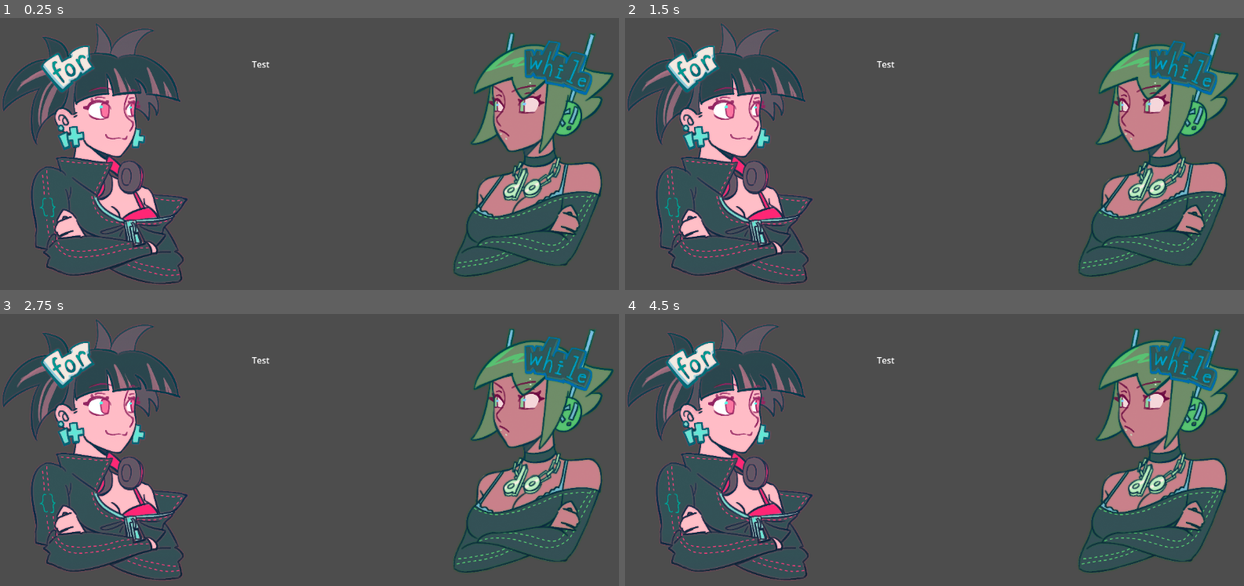
Above: before the commit, frames 1-4 (two rows, left to right).
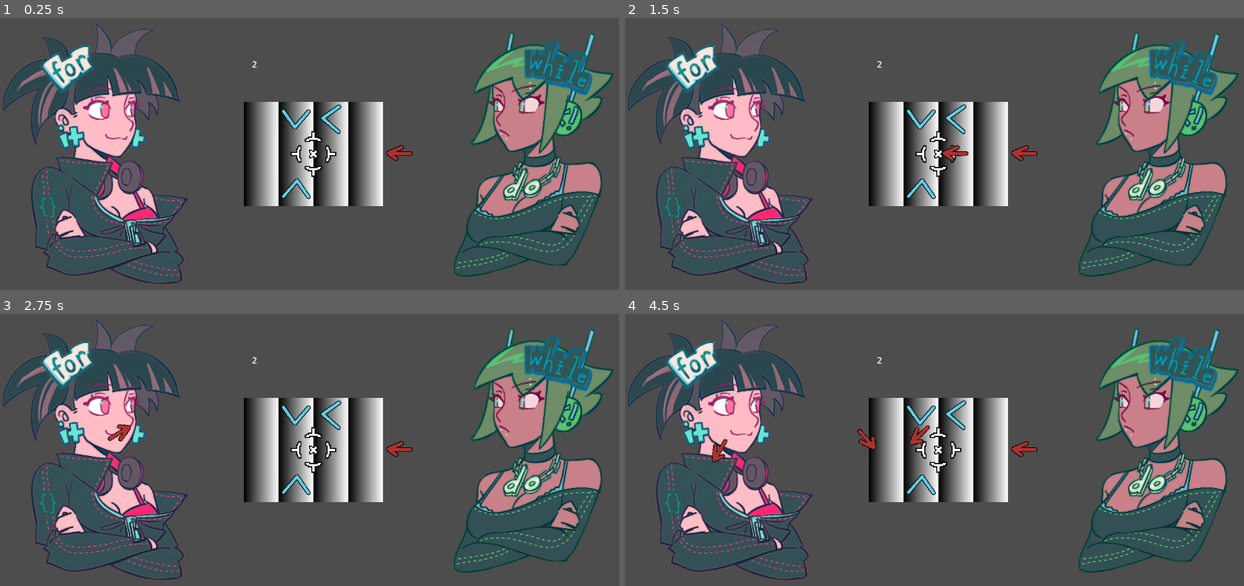
Above: after the commit, the same moments.

Repository: Red-Wool/GMTK-JAM-2025
Game: Godot game, scene res://test_grid_system.tscn
Same seed, same stepped clock (60 frames per second), same inputs: the game is played once before the commit and once after it.
Inputs:
- Up to frame 1 (0.25 s): no input
- Up to frame 2 (1.5 s): tap Enter at 0.5 s; hold D (right, bound only after the commit) 0.53-1.28 s; tap Space at 0.77, 1.25 s; hold S (down, bound only after the commit) from 1.28 s (still down)
- Up to frame 3 (2.75 s): tap Space at 1.52 s; release S (down, bound only after the commit) at 2.03 s; hold D (right, bound only after the commit) from 2.03 s (still down)
- Up to frame 4 (4.5 s): release D (right, bound only after the commit) at 2.78 s; hold W (up, bound only after the commit) 2.78-3.53 s; tap Space at 3.02, 3.77 s; tap Enter at 3.5 s; hold A (left, bound only after the commit) from 3.53 s (still down)

The runs differ from the first frame. In frame 1, 7.2% of the frame differs, in the area x 39-67%, y 15-70%; in frame 2, 7.3%; in frame 3, 7.4%; in frame 4, 7.5%, in the area x 13-67%, y 15-70%.
Error before the commit: Parse Error: Could not parse global class "WhileLoop" from "res://Scripts/Attack/WhileLoop.gd". (res://Scripts/GameManager.gd:9)

Commit message:
Cursor Work

Diff:
--- a/Resources/LevelData/TestLevel.tres
+++ b/Resources/LevelData/TestLevel.tres
@@ -82,7 +82,7 @@
 [sub_resource type="Resource" id="Resource_f4r3f"]
 script = ExtResource("4_gnakg")
 grid = Array[ExtResource("3_juqtb")]([SubResource("Resource_fmb4j"), SubResource("Resource_x7udr"), SubResource("Resource_omr6h"), SubResource("Resource_renmf")])
-offset = Vector2(-128, -96)
+offset = Vector2(-96, -64)
 
 [resource]
 script = ExtResource("3_x8ydi")
--- a/Scripts/Attack/WhileLoop.gd
+++ b/Scripts/Attack/WhileLoop.gd
@@ -22,7 +22,7 @@
 var attack_previews : Array[Node2D]
 
 var current_step_count : int = 0
-var infinite_loop_step_count : int = 256
+var infinite_loop_step_count : int = 128
 
 @onready var sprite : Sprite2D = $CharacterSprite
 
@@ -123,7 +123,7 @@
 	for proj : AttackProjectile in attack_projectile_array:
 		if !proj.is_dead:
 			health -= 1
-			game_manager.grid_manager.
+			game_manager.grid_manager._move_hit_character(proj, false, .1)
 
 		is_dead = health <= 0
 	_end_turn()
--- a/Scripts/Commands/MoveCommand.gd
+++ b/Scripts/Commands/MoveCommand.gd
@@ -1,4 +1,4 @@
 class_name MoveCommand extends CommandResource
 
 func _do_action (grid : GridManager, pos : Vector2i, dir : Vector2i = Vector2i.ZERO):
-	pass
+	grid._push_object(pos, dir)
--- a/Scripts/GameManager.gd
+++ b/Scripts/GameManager.gd
@@ -2,7 +2,12 @@
 
 @export var level_data : LevelResource
 
+var aim_box : int
+# 0 is grid
+# 1 is For Loop's Commands
+# 2 is While Loop's Attacks
 var aim_position : Vector2i
+var is_placing : bool
 @onready var aim_reticle : Sprite2D
 
 @onready var for_loop : ForLoop = %ForLoop
@@ -10,6 +15,7 @@
 @onready var grid_manager : GridManager = %GridManager
 
 @onready var test_label : Label = $TestLabel
+@onready var reticle : Sprite2D = $Reticle
 # Called when the node enters the scene tree for the first time.
 func _ready():
 	await get_tree().create_timer(.1).timeout
@@ -19,6 +25,41 @@
 
 # Called every frame. 'delta' is the elapsed time since the previous frame.
 func _process(delta):
+	#ugly as hell solution
+	match (aim_box):
+		0: #Grid
+			if Input.is_action_just_pressed("left"):
+				aim_position.x = max(aim_position.x - 1, 0)
+			if Input.is_action_just_pressed("right"):
+				aim_position.x = min(aim_position.x + 1, grid_manager.grid.grid.size()-1)
+			if Input.is_action_just_pressed("up"):
+				aim_position.y = aim_position.y - 1
+				if aim_position.y < 0:
+					aim_box = 2
+			if Input.is_action_just_pressed("down"):
+				aim_position.y = aim_position.y + 1
+				if aim_position.y < grid_manager.grid.grid[0].grid_column.size():
+					aim_box = 1
+		1: #For Loop Command section
+			if Input.is_action_just_pressed("left"):
+				aim_position.x = max(aim_position.x - 1, 0)
+			if Input.is_action_just_pressed("right"):
+				aim_position.x = min(aim_position.x + 1, max(0, for_loop.commands.size()))
+			if Input.is_action_just_pressed("up"):
+				aim_box = 0
+				aim_position = Vector2i(0,grid_manager.grid.grid[0].grid_column.size()-1)
+			if Input.is_action_just_pressed("down"):
+				pass
+		2: #While Loop Attack Section
+			if Input.is_action_just_pressed("left"):
+				pass
+			if Input.is_action_just_pressed("right"):
+				pass
+			if Input.is_action_just_pressed("up"):
+				pass
+			if Input.is_action_just_pressed("down"):
+				aim_box = 0
+
 	test_label.text = str(while_loop.health)
 	if Input.is_key_pressed(KEY_SPACE) and !while_loop.is_attacking:
 		_start_turn()
--- a/Scripts/Grid/GridManager.gd
+++ b/Scripts/Grid/GridManager.gd
@@ -71,6 +71,9 @@
 	tween.set_ease(Tween.EASE_IN)
 	tween.tween_property(proj, "global_position:y", game_manager.for_loop.sprite.global_position.y, t)
 
+	get_tree().create_tween().set_trans(Tween.TRANS_LINEAR).set_ease(Tween.EASE_OUT)\
+		.tween_property(proj, "rotation_degrees", -1500 if attack_for else 1500, t*2.)
+
 	await get_tree().create_timer(t*2.)
 
 func _outer_bounds(pos : Vector2i) -> bool:
--- a/project.godot
+++ b/project.godot
@@ -23,6 +23,46 @@
 
 project/assembly_name="GMTK2025"
 
+[input]
+
+left={
+"deadzone": 0.5,
+"events": [Object(InputEventKey,"resource_local_to_scene":false,"resource_name":"","device":-1,"window_id":0,"alt_pressed":false,"shift_pressed":false,"ctrl_pressed":false,"meta_pressed":false,"pressed":false,"keycode":0,"physical_keycode":65,"key_label":0,"unicode":97,"location":0,"echo":false,"script":null)
+, Object(InputEventKey,"resource_local_to_scene":false,"resource_name":"","device":-1,"window_id":0,"alt_pressed":false,"shift_pressed":false,"ctrl_pressed":false,"meta_pressed":false,"pressed":false,"keycode":0,"physical_keycode":4194319,"key_label":0,"unicode":0,"location":0,"echo":false,"script":null)
+]
+}
+right={
+"deadzone": 0.5,
+"events": [Object(InputEventKey,"resource_local_to_scene":false,"resource_name":"","device":-1,"window_id":0,"alt_pressed":false,"shift_pressed":false,"ctrl_pressed":false,"meta_pressed":false,"pressed":false,"keycode":0,"physical_keycode":68,"key_label":0,"unicode":100,"location":0,"echo":false,"script":null)
+, Object(InputEventKey,"resource_local_to_scene":false,"resource_name":"","device":-1,"window_id":0,"alt_pressed":false,"shift_pressed":false,"ctrl_pressed":false,"meta_pressed":false,"pressed":false,"keycode":0,"physical_keycode":4194321,"key_label":0,"unicode":0,"location":0,"echo":false,"script":null)
+]
+}
+up={
+"deadzone": 0.5,
+"events": [Object(InputEventKey,"resource_local_to_scene":false,"resource_name":"","device":-1,"window_id":0,"alt_pressed":false,"shift_pressed":false,"ctrl_pressed":false,"meta_pressed":false,"pressed":false,"keycode":0,"physical_keycode":87,"key_label":0,"unicode":119,"location":0,"echo":false,"script":null)
+, Object(InputEventKey,"resource_local_to_scene":false,"resource_name":"","device":-1,"window_id":0,"alt_pressed":false,"shift_pressed":false,"ctrl_pressed":false,"meta_pressed":false,"pressed":false,"keycode":0,"physical_keycode":4194320,"key_label":0,"unicode":0,"location":0,"echo":false,"script":null)
+]
+}
+down={
+"deadzone": 0.5,
+"events": [Object(InputEventKey,"resource_local_to_scene":false,"resource_name":"","device":-1,"window_id":0,"alt_pressed":false,"shift_pressed":false,"ctrl_pressed":false,"meta_pressed":false,"pressed":false,"keycode":0,"physical_keycode":83,"key_label":0,"unicode":115,"location":0,"echo":false,"script":null)
+, Object(InputEventKey,"resource_local_to_scene":false,"resource_name":"","device":-1,"window_id":0,"alt_pressed":false,"shift_pressed":false,"ctrl_pressed":false,"meta_pressed":false,"pressed":false,"keycode":0,"physical_keycode":4194322,"key_label":0,"unicode":0,"location":0,"echo":false,"script":null)
+]
+}
+action={
+"deadzone": 0.5,
+"events": [Object(InputEventKey,"resource_local_to_scene":false,"resource_name":"","device":-1,"window_id":0,"alt_pressed":false,"shift_pressed":false,"ctrl_pressed":false,"meta_pressed":false,"pressed":false,"keycode":0,"physical_keycode":74,"key_label":0,"unicode":106,"location":0,"echo":false,"script":null)
+, Object(InputEventKey,"resource_local_to_scene":false,"resource_name":"","device":-1,"window_id":0,"alt_pressed":false,"shift_pressed":false,"ctrl_pressed":false,"meta_pressed":false,"pressed":false,"keycode":0,"physical_keycode":88,"key_label":0,"unicode":120,"location":0,"echo":false,"script":null)
+, Object(InputEventKey,"resource_local_to_scene":false,"resource_name":"","device":-1,"window_id":0,"alt_pressed":false,"shift_pressed":false,"ctrl_pressed":false,"meta_pressed":false,"pressed":false,"keycode":0,"physical_keycode":32,"key_label":0,"unicode":32,"location":0,"echo":false,"script":null)
+]
+}
+undo={
+"deadzone": 0.5,
+"events": [Object(InputEventKey,"resource_local_to_scene":false,"resource_name":"","device":-1,"window_id":0,"alt_pressed":false,"shift_pressed":false,"ctrl_pressed":false,"meta_pressed":false,"pressed":false,"keycode":0,"physical_keycode":90,"key_label":0,"unicode":122,"location":0,"echo":false,"script":null)
+, Object(InputEventKey,"resource_local_to_scene":false,"resource_name":"","device":-1,"window_id":0,"alt_pressed":false,"shift_pressed":false,"ctrl_pressed":false,"meta_pressed":false,"pressed":false,"keycode":0,"physical_keycode":75,"key_label":0,"unicode":107,"location":0,"echo":false,"script":null)
+]
+}
+
 [rendering]
 
 renderer/rendering_method="gl_compatibility"
--- a/test_grid_system.tscn
+++ b/test_grid_system.tscn
@@ -1,9 +1,10 @@
-[gd_scene load_steps=22 format=3 uid="uid://5xki7cjncade"]
+[gd_scene load_steps=23 format=3 uid="uid://5xki7cjncade"]
 
 [ext_resource type="Script" path="res://Scripts/GameManager.gd" id="1_dkclg"]
 [ext_resource type="Script" path="res://Scripts/Grid/GridManager.gd" id="1_xx8qn"]
 [ext_resource type="Resource" uid="uid://cjrpr2ntqnd7s" path="res://Resources/LevelData/TestLevel.tres" id="2_i006t"]
 [ext_resource type="Script" path="res://Scripts/Commands/ForLoop.gd" id="2_wg84c"]
+[ext_resource type="Texture2D" uid="uid://cbxhlij12ad8l" path="res://Art/CursorSingle.png" id="3_67dwg"]
 [ext_resource type="Script" path="res://Scripts/Grid/GridColumnResource.gd" id="3_ipsnc"]
 [ext_resource type="PackedScene" uid="uid://dy7xs2oi243vd" path="res://Prefab/grid_tile.tscn" id="3_y32g5"]
 [ext_resource type="Texture2D" uid="uid://db5i6kwbmsu8l" path="res://Art/Character/FOR_neutral.png" id="4_rkrjk"]
@@ -64,6 +65,11 @@
 text = "Test
 "
 
+[node name="Reticle" type="Sprite2D" parent="GameManager"]
+texture_filter = 1
+scale = Vector2(2, 2)
+texture = ExtResource("3_67dwg")
+
 [node name="ForLoop" type="Node2D" parent="."]
 unique_name_in_owner = true
 script = ExtResource("2_wg84c")
Binary file added: Art/CursorSingle.png
Not shown, added: Art/CursorSingle.png.import
